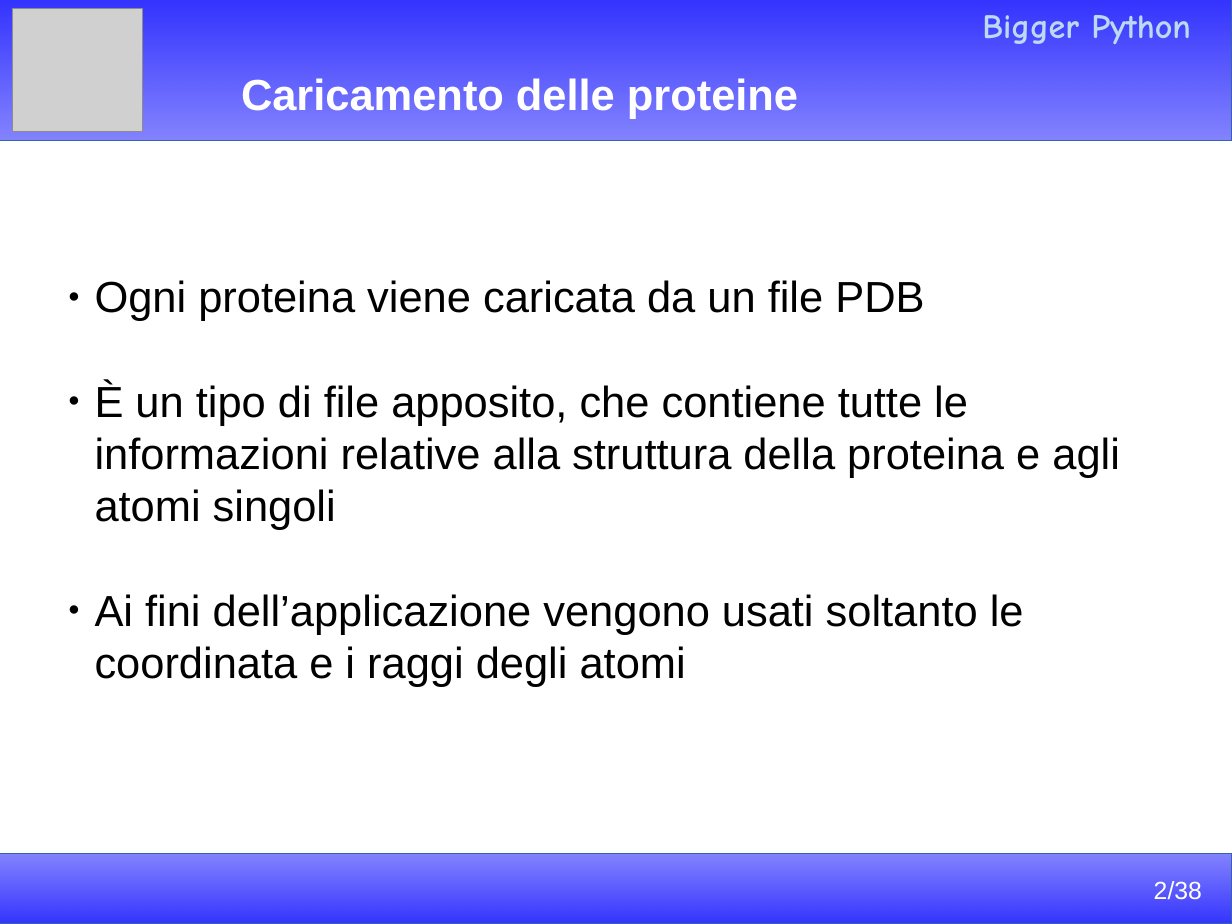
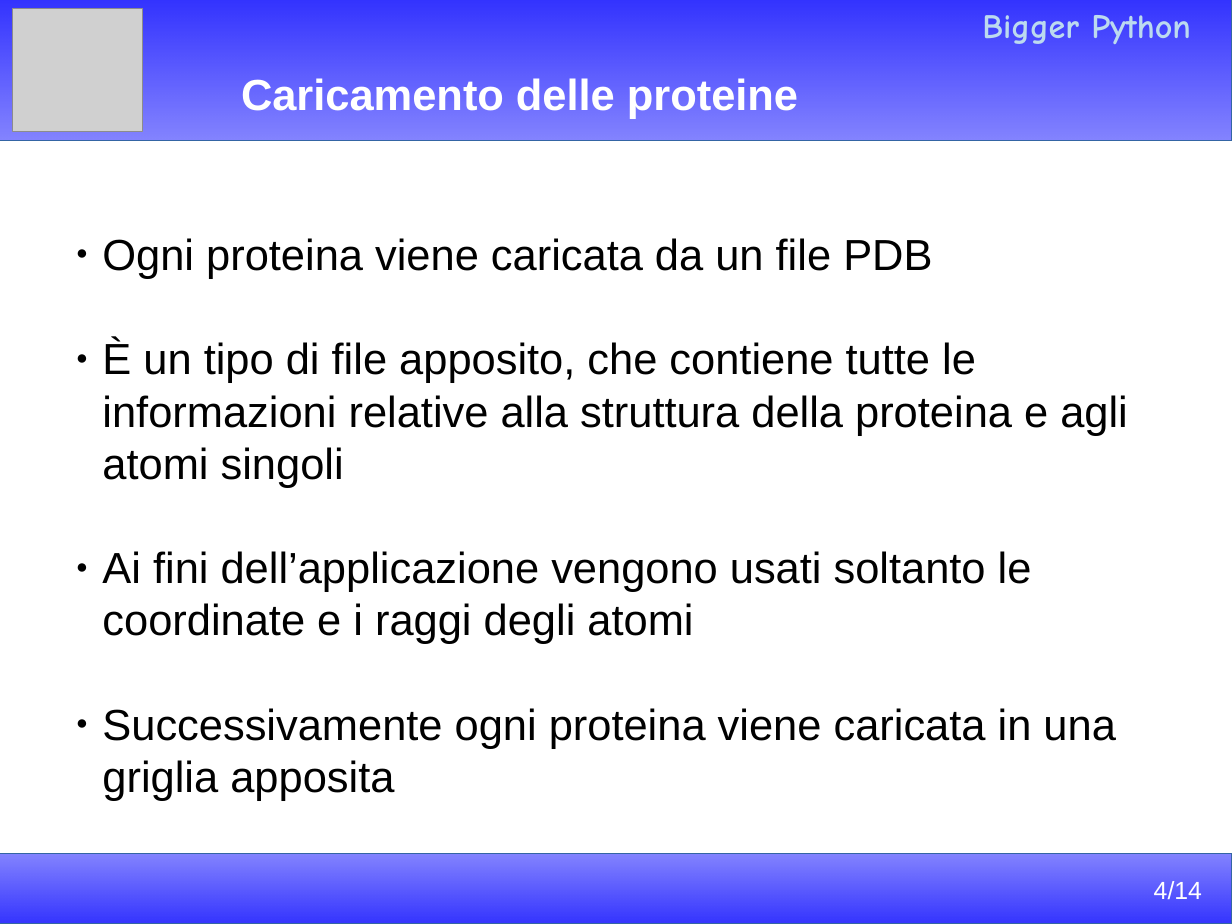
Before and after one commit to Cenze94/BiggerPython, a slide deck: slide 4 of Presentazione/Presentazione.odp. Drawn at 1232x924 pixels with LibreOffice and Linux fonts; fonts in the diff are those of the drawing; grey boxes stand for pictures. Boxes give left, top, right and bottom in pixels: in the first picture for what was removed or moved away, otherwise in the second. Text is boxed around its words. In the diff, an @@ line names an element or a change of style, - is before the commit and + after.

```diff
--- a/Presentazione/Presentazione.odp
+++ b/Presentazione/Presentazione.odp
@@ text "Ogni proteina viene caricata da ...": place and size @@
-text "Ogni proteina viene caricata da ..." at (95,280,1120,687)
+text "Ogni proteina viene caricata da ..." at (102,238,1128,749)
@@ text at (102,551,1115,749): text changed @@
-● Ai fini dell’applicazione vengono usati soltanto le coordinata e i raggi degli atomi
+● Ai fini dell’applicazione vengono usati soltanto le coordinate e i raggi degli atomi
+● Successivamente ogni proteina viene caricata in una griglia apposita
@@ text at (1154,881,1202,899): text changed @@
-2/38
+4/14
```
Also in this commit, not shown: 5 other slides changed, 8 slides added, 2 slides removed, 2 other files.
